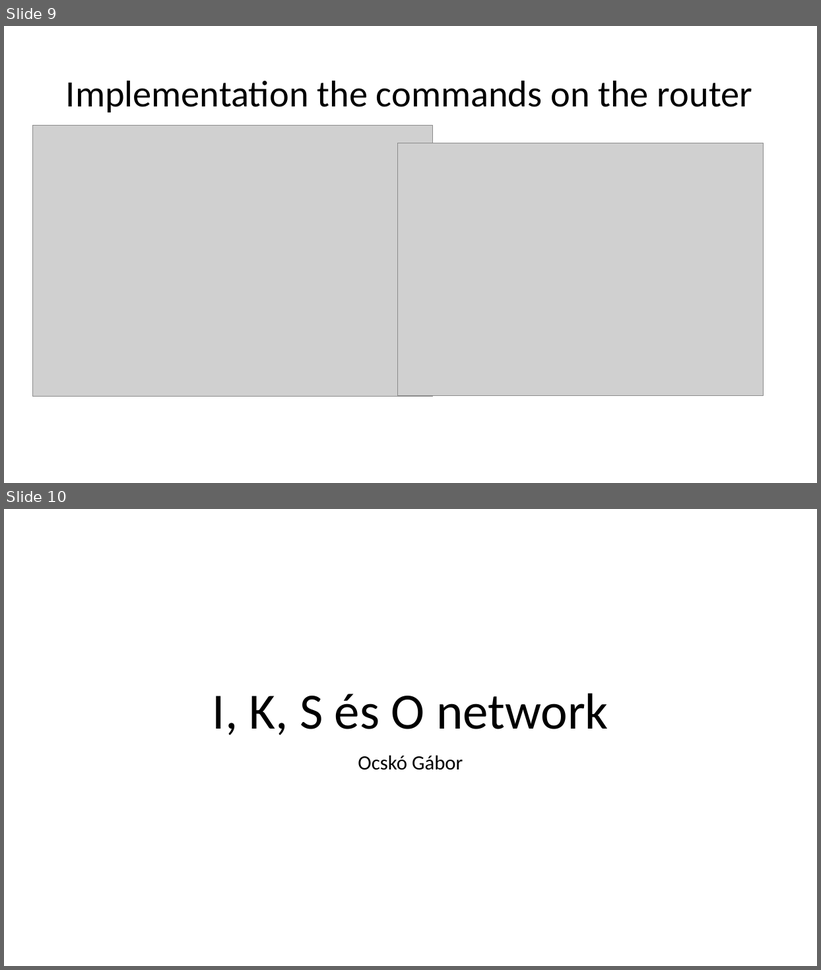
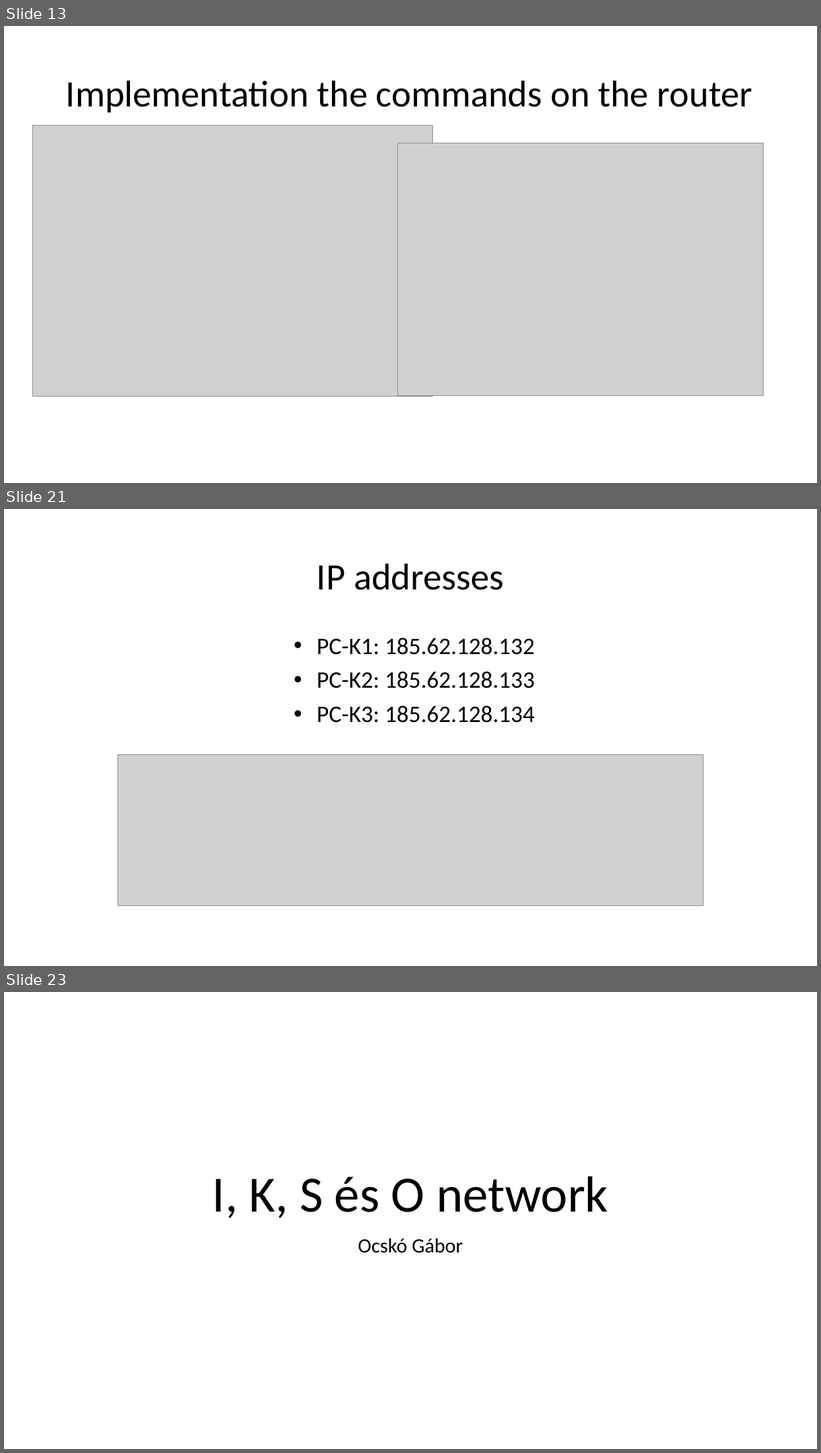
Before and after one commit to I-Izumi/School-project-network, a slide deck: Prezentációk/Projekt_English.pptx. Shown one above the other, each under a label of ours: slides 9 and 10 before the commit, slides 13, 21 and 23 after it; the slides between them are not shown. The pictures are 821x970 and 821x1453 pixels, drawn with LibreOffice and Linux fonts; fonts in the diff are those of the drawing; grey boxes stand for pictures. Boxes give left, top, right and bottom in pixels: in the first picture for what was removed or moved away, otherwise in the second. Text is boxed around its words. In the diff, an @@ line names an element or a change of style, - is before the commit and + after.

```diff
--- a/Prezentációk/Projekt_English.pptx
+++ b/Prezentációk/Projekt_English.pptx
@@ slide 21 added at [4, 509, 817, 966], background #FFFFFF @@
@@ title added at [317, 563, 504, 590], 44 pt, text #000000 @@
+IP addresses
@@ text added at [317, 638, 535, 723], 28 pt, text #000000 @@
+• PC-K1: 185.62.128.132
+• PC-K2: 185.62.128.133
+• PC-K3: 185.62.128.134
@@ picture added at [118, 755, 703, 906] @@
@@ what was slide 9 is now slide 13 @@
@@ what was slide 10 is now slide 23 @@
```
Also in this commit, not shown: 1 slide changed, 12 other slides added, 1 other file.
